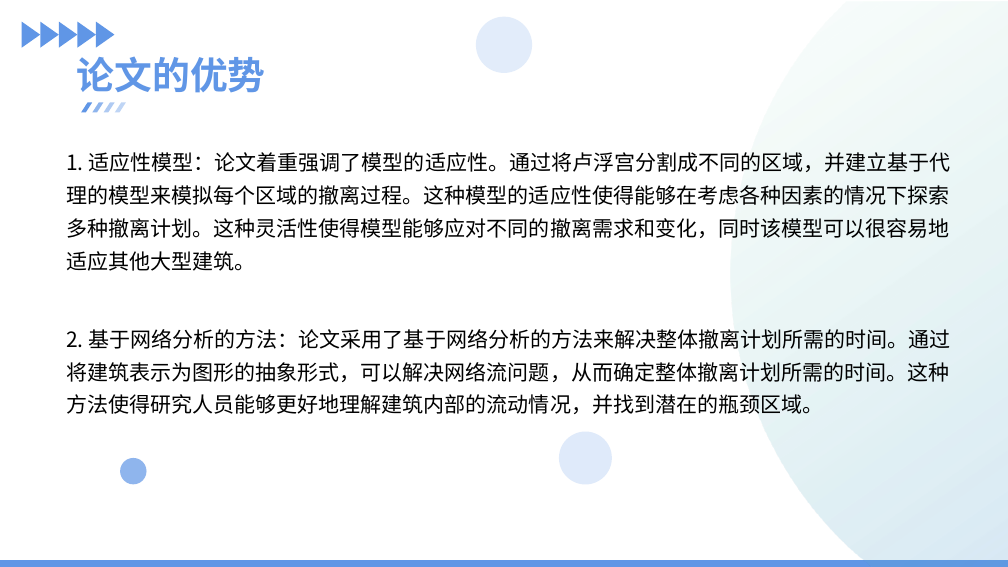
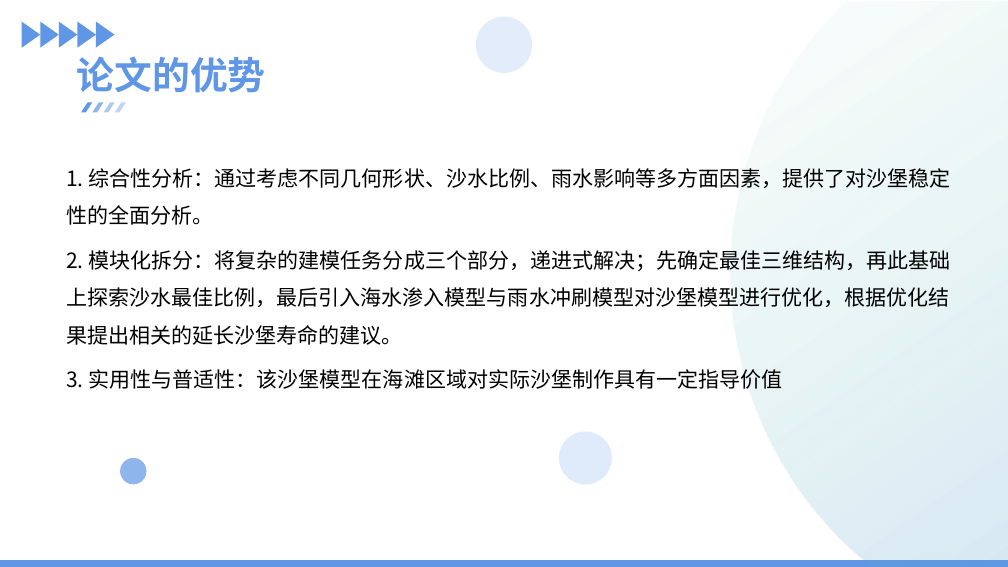
Before and after one commit to knigth95/mathematical-model, a slide deck: slide 8 of 1月29日/2020B-1.0.pptx. Drawn at 1008x567 pixels with LibreOffice and Linux fonts; fonts in the diff are those of the drawing. Boxes give left, top, right and bottom in pixels: in the first picture for what was removed or moved away, otherwise in the second. Text is boxed around its words. In the diff, an @@ line names an element or a change of style, - is before the commit and + after.

Commit message:
相关

```diff
--- a/1月29日/2020B-1.0.pptx
+++ b/1月29日/2020B-1.0.pptx
@@ text at (66,168,951,389): text changed @@
-1. 适应性模型：论文着重强调了模型的适应性。通过将卢浮宫分割成不同的区域，并建立基于代理的模型来模拟每个区域的撤离过程。这种模型的适应性使得能够在考虑各种因素的情况下探索多种撤离计划。这种灵活性使得模型能够应对不同的撤离需求和变化，同时该模型可以很容易地适应其他大型建筑。
-2. 基于网络分析的方法：论文采用了基于网络分析的方法来解决整体撤离计划所需的时间。通过将建筑表示为图形的抽象形式，可以解决网络流问题，从而确定整体撤离计划所需的时间。这种方法使得研究人员能够更好地理解建筑内部的流动情况，并找到潜在的瓶颈区域。
+1. 综合性分析：通过考虑不同几何形状、沙水比例、雨水影响等多方面因素，提供了对沙堡稳定性的全面分析。
+2. 模块化拆分：将复杂的建模任务分成三个部分，递进式解决；先确定最佳三维结构，再此基础上探索沙水最佳比例，最后引入海水渗入模型与雨水冲刷模型对沙堡模型进行优化，根据优化结果提出相关的延长沙堡寿命的建议。
+3. 实用性与普适性：该沙堡模型在海滩区域对实际沙堡制作具有一定指导价值
```
Also in this commit, not shown: 3 other slides changed.
